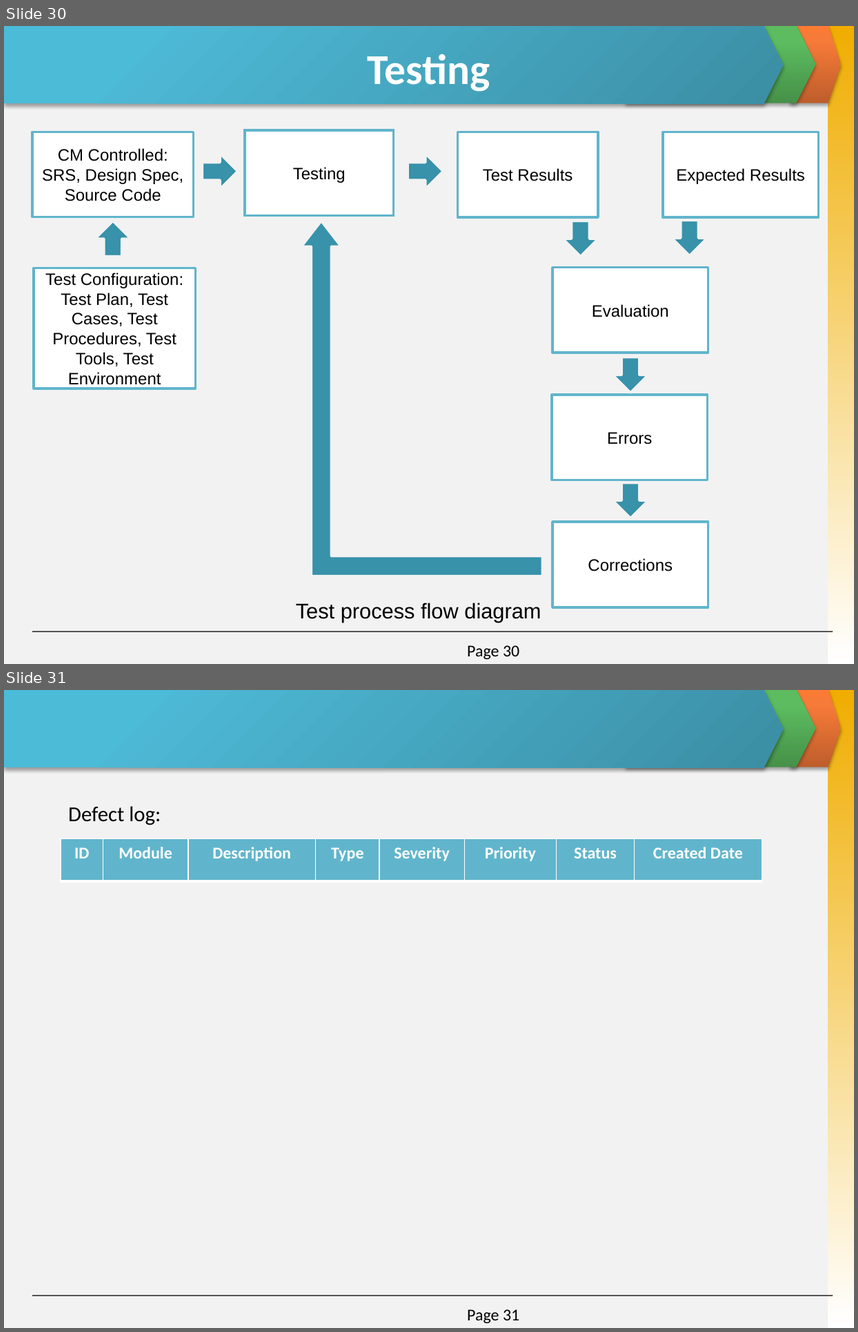
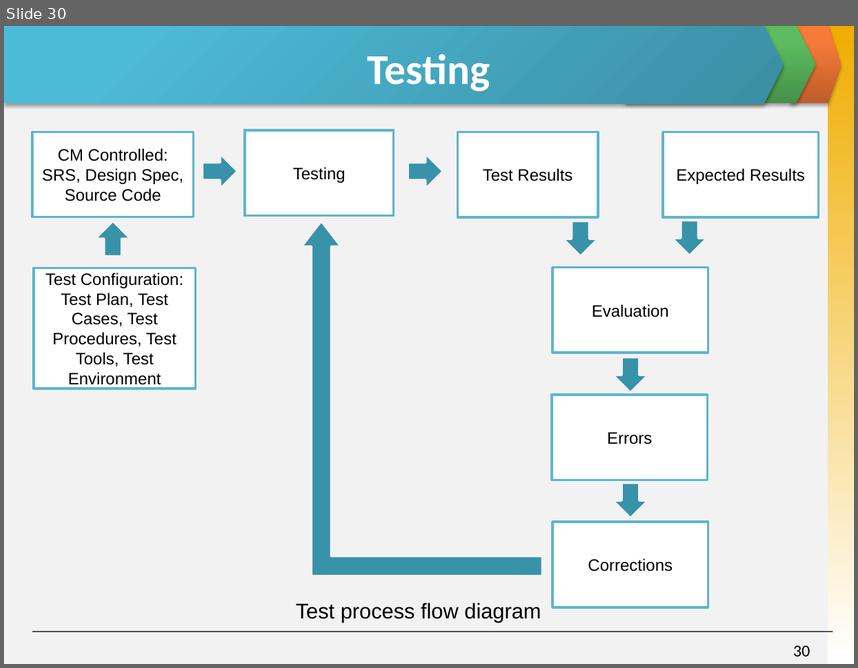
Before and after one commit to invisibleghost/e-learning-website, a slide deck: Document/Final report/Slide Present E-Learning.pptx. Shown one above the other, each under a label of ours: slides 30 and 31 before the commit, slide 30 after it. The pictures are 858x1332 and 858x668 pixels, drawn with LibreOffice and Linux fonts; fonts in the diff are those of the drawing. Boxes give left, top, right and bottom in pixels: in the first picture for what was removed or moved away, otherwise in the second. Text is boxed around its words. In the diff, an @@ line names an element or a change of style, - is before the commit and + after.

```diff
--- a/Document/Final report/Slide Present E-Learning.pptx
+++ b/Document/Final report/Slide Present E-Learning.pptx
@@ slide 31 removed at (x1=4, y1=690, x2=854, y2=1328), background #F2F2F2; not listed: 5 template elements that a slide beside it also shows @@
@@ text removed at (x1=68, y1=806, x2=161, y2=825) @@
-Defect log:
@@ table removed at (x1=61, y1=839, x2=762, y2=881), 1 rows, 8 columns @@
-ID | Module | Description | Type | Severity | Priority | Status | Created Date
@@ page number removed at (x1=467, y1=1309, x2=519, y2=1323) @@
-Page 31
@@ page number at (x1=793, y1=645, x2=810, y2=656): text changed @@
-Page 30
+30
```
Also in this commit, not shown: 12 slides changed, 1 slide added, 1 other slide removed.
